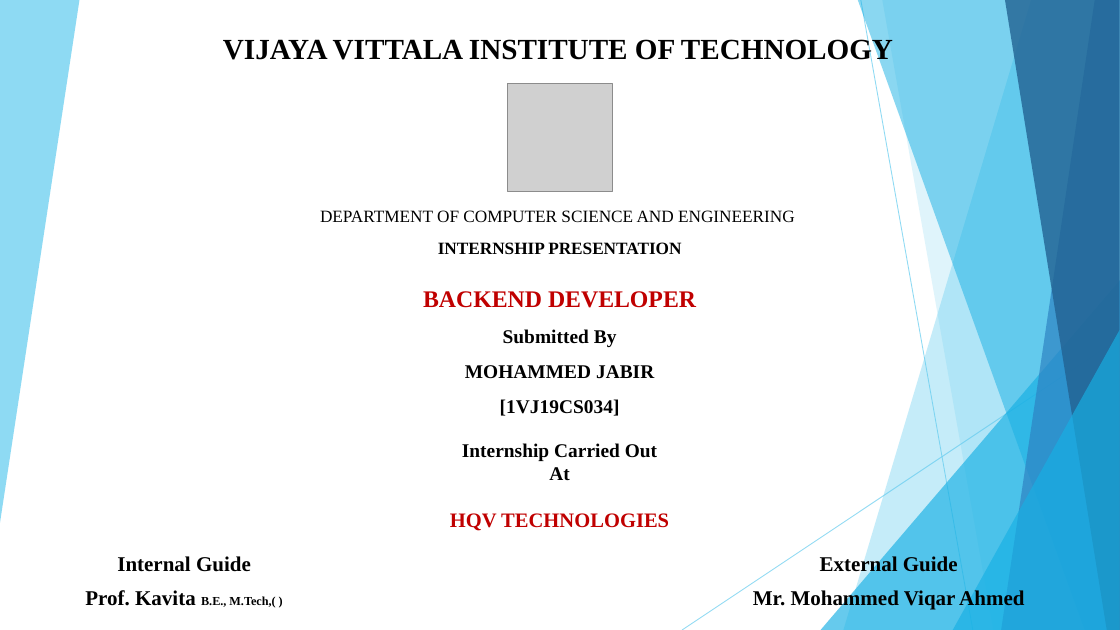
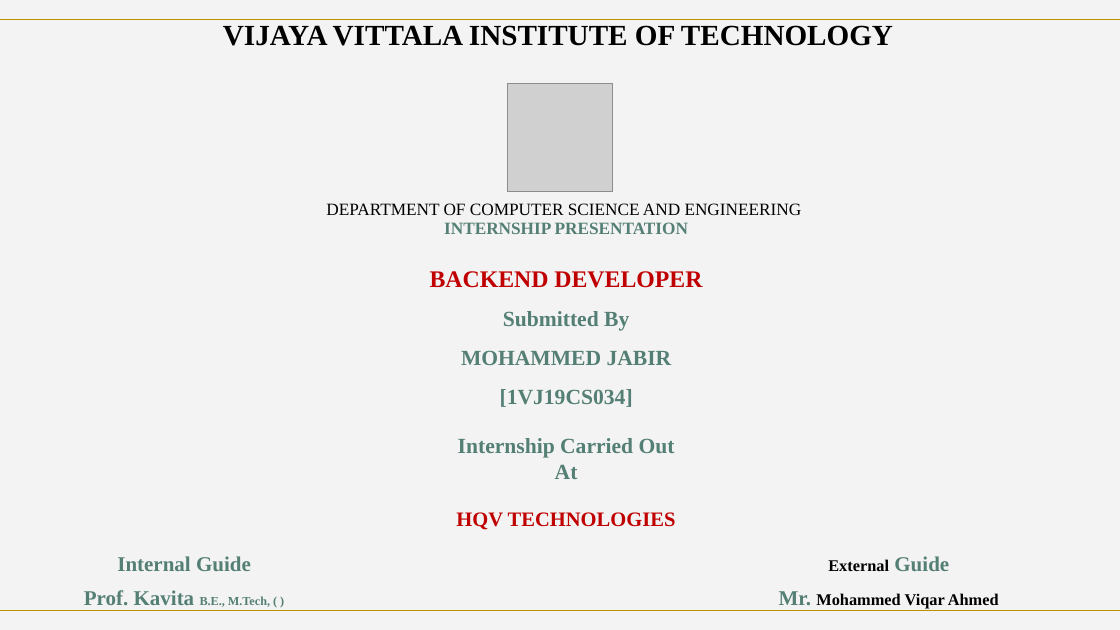
Before and after one commit to Mohammed-Jabi/Internship-Reports, a slide deck: slide 1 of Internship Presentation.pptx. Drawn at 1120x630 pixels with LibreOffice and Linux fonts; fonts in the diff are those of the drawing; grey boxes stand for pictures; background and template pictures are left out. Boxes give left, top, right and bottom in pixels: in the first picture for what was removed or moved away, otherwise in the second. Text is boxed around its words. In the diff, an @@ line names an element or a change of style, - is before the commit and + after.

```diff
--- a/Internship Presentation.pptx
+++ b/Internship Presentation.pptx
@@ background #FFFFFF to #F3F3F3 @@
@@ line added from (0, 20) to (1120, 20), #BF9000 0.75 pt @@
@@ title "VIJAYA VITTALA INSTITUTE OF TECHNOLOGY" at bbox=[223, 25, 893, 46]: vertical alignment bottom to top @@
@@ subtitle "DEPARTMENT OF COMPUTER SCIENCE AND ..." at bbox=[326, 203, 802, 530]: text colour #000000 to #547F75 in "INTERNSHIP PRESENTATION", "Submitted By", "MOHAMMED JABIR", "[1VJ19CS034]" and 2 more places; size 16.6 to 18.5 pt in "Submitted By", "MOHAMMED JABIR", "[1VJ19CS034]", "Internship Carried Out" and 1 more places; indent changed; line spacing 1 to 0.9; less space between paragraphs @@
@@ group removed at bbox=[0, 0, 1120, 630]: 6 freeform shapes, 2 lines, 2 triangles @@
@@ text at bbox=[117, 556, 251, 571]: text colour #000000 to #547F75 in "Internal Guide" @@
@@ text "External Guide" at bbox=[779, 556, 999, 609]: size 18 to 14 pt in "External", "Mohammed Viqar Ahmed"; text colour #000000 to #547F75 in "Guide", "Mr." @@
@@ text at bbox=[84, 590, 270, 607]: text changed; text colour #000000 to #547F75 @@
-Prof. Kavita B.E., M.Tech,( )
+Prof. Kavita B.E., M.Tech, ( )
@@ line added from (0, 610) to (1120, 610), #BF9000 0.75 pt @@
```
Also in this commit, not shown: 24 other slides changed.
